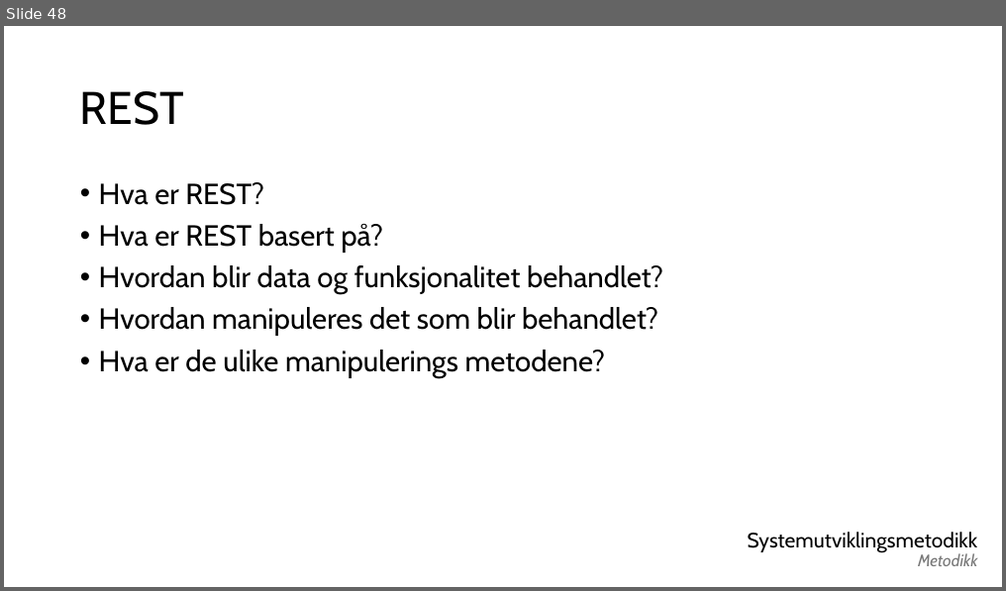
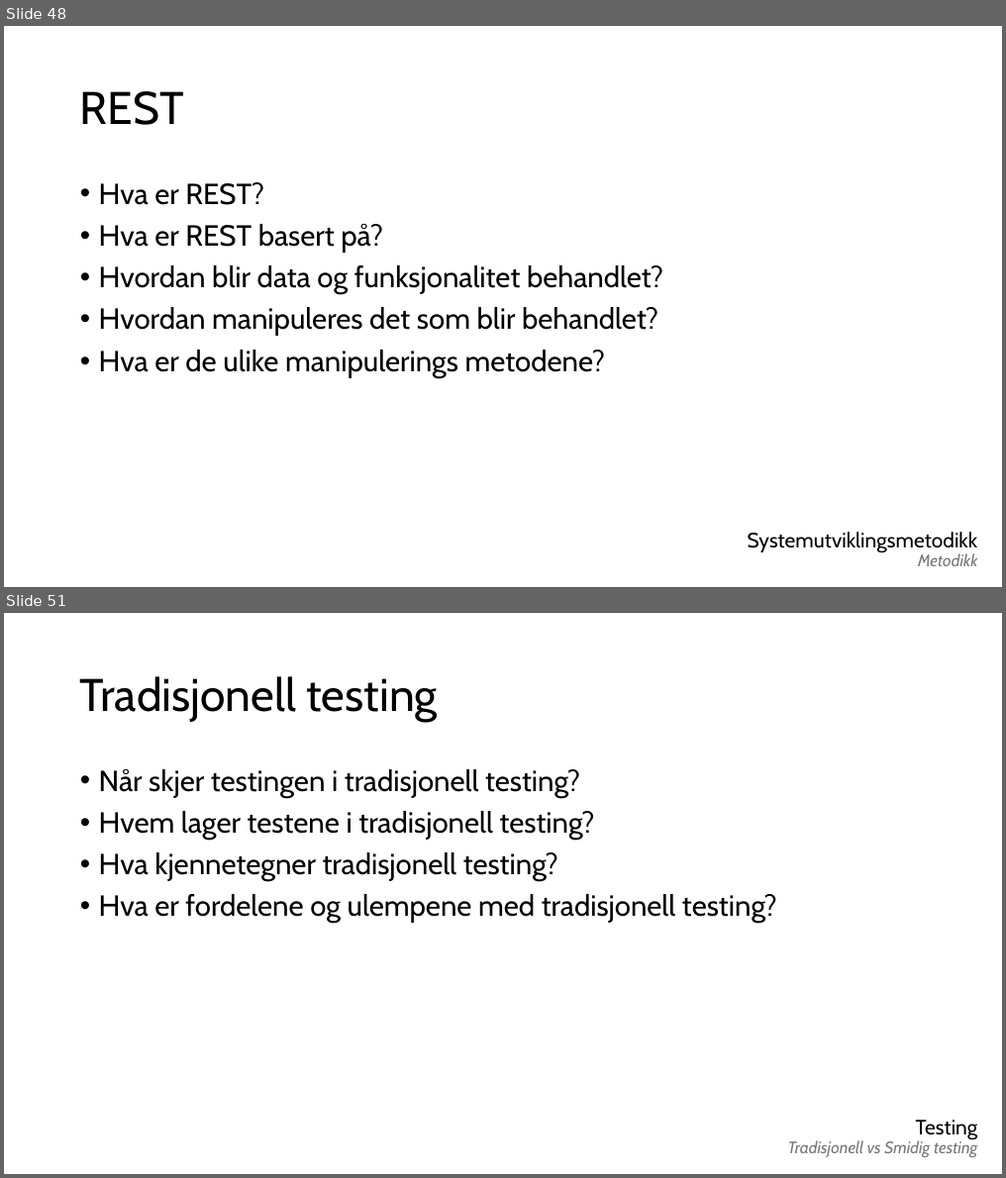
Before and after one commit to real-eo/IDATT1005-Systemutvikling, a slide deck: 2026 VÅR/Eksamensøving/Slides.pptx. Shown one above the other, each under a label of ours: slide 48 before the commit, slides 48 and 51 after it; the slides between them are not shown. The pictures are 1006x591 and 1006x1178 pixels, drawn with LibreOffice and Linux fonts; fonts in the diff are those of the drawing. Boxes give left, top, right and bottom in pixels: in the first picture for what was removed or moved away, otherwise in the second. Text is boxed around its words. In the diff, an @@ line names an element or a change of style, - is before the commit and + after.

```diff
--- a/2026 VÅR/Eksamensøving/Slides.pptx
+++ b/2026 VÅR/Eksamensøving/Slides.pptx
@@ slide 51 added at bbox=[4, 613, 1002, 1174], background #FFFFFF @@
@@ title added at bbox=[80, 676, 438, 722], 44 pt, text #000000 @@
+Tradisjonell testing
@@ text added at bbox=[99, 769, 777, 924], 28 pt, text #000000 @@
+• Når skjer testingen i tradisjonell testing?
+• Hvem lager testene i tradisjonell testing?
+• Hva kjennetegner tradisjonell testing?
+• Hva er fordelene og ulempene med tradisjonell testing?
@@ text added at bbox=[788, 1140, 977, 1157], 16 pt, text #797979, italic @@
+Tradisjonell vs Smidig testing
@@ text added at bbox=[916, 1120, 978, 1141], 20 pt, text #000000 @@
+Testing
```
Also in this commit, not shown: 5 slides changed, 28 other slides added.
